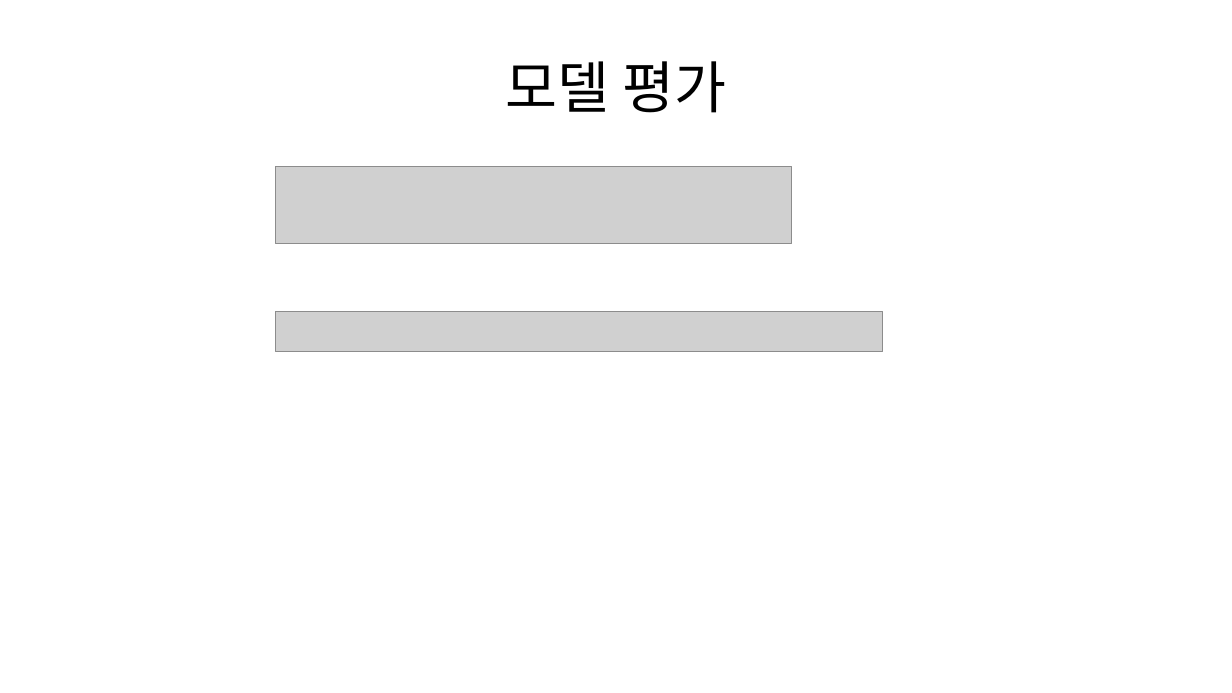
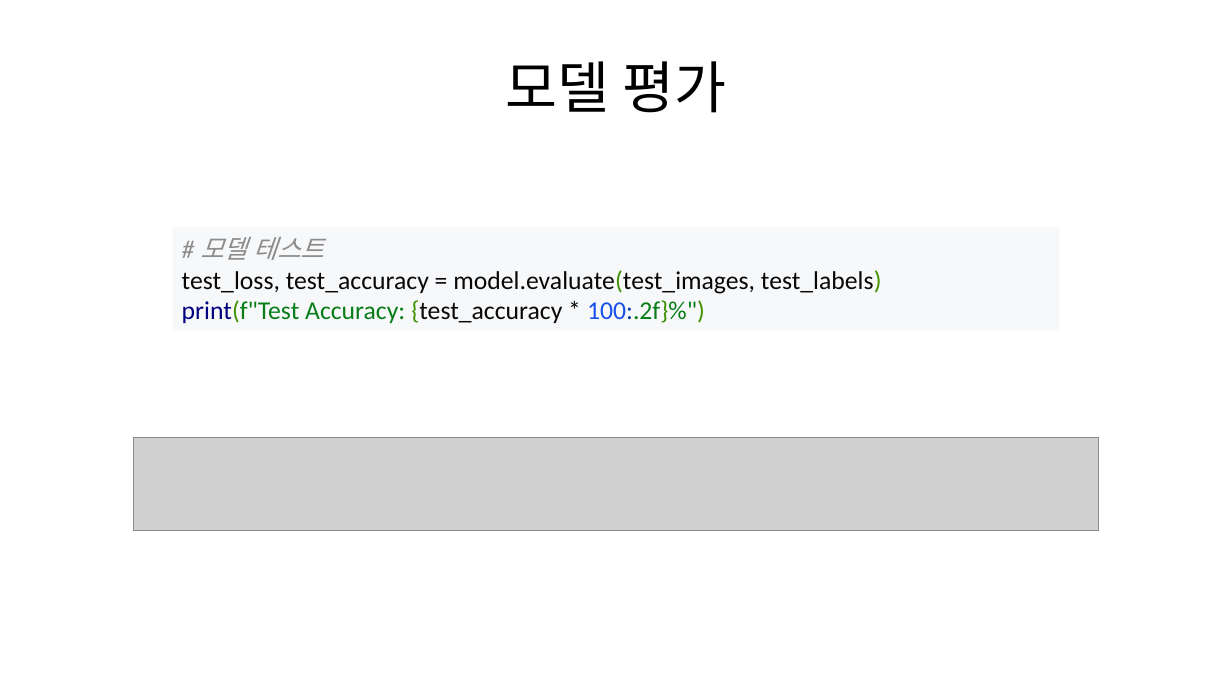
Before and after one commit to dAiv-CNU/-, a slide deck: slide 17 of 2024-1 dAiv 이미지분류 특강.pptx (slide 15 before the commit). Drawn at 1232x693 pixels with LibreOffice and Linux fonts; fonts in the diff are those of the drawing; grey boxes stand for pictures. Boxes give left, top, right and bottom in pixels: in the first picture for what was removed or moved away, otherwise in the second. Text is boxed around its words. In the diff, an @@ line names an element or a change of style, - is before the commit and + after.

```diff
--- a/2024-1 dAiv 이미지분류 특강.pptx
+++ b/2024-1 dAiv 이미지분류 특강.pptx
@@ picture removed at (275, 166, 792, 244) @@
@@ rectangle added at (173, 227, 1060, 330), fill #F7F8FA, 20 pt, text #080808 @@
+# 모델 테스트
+test_loss, test_accuracy = model.evaluate(test_images, test_labels)
+print(f"Test Accuracy: {test_accuracy * 100:.2f}%")
@@ picture removed at (275, 311, 883, 352) @@
@@ picture added at (134, 438, 1099, 531) @@
```
Also in this commit, not shown: 2 other slides changed, 2 slides added, 1 other file.
